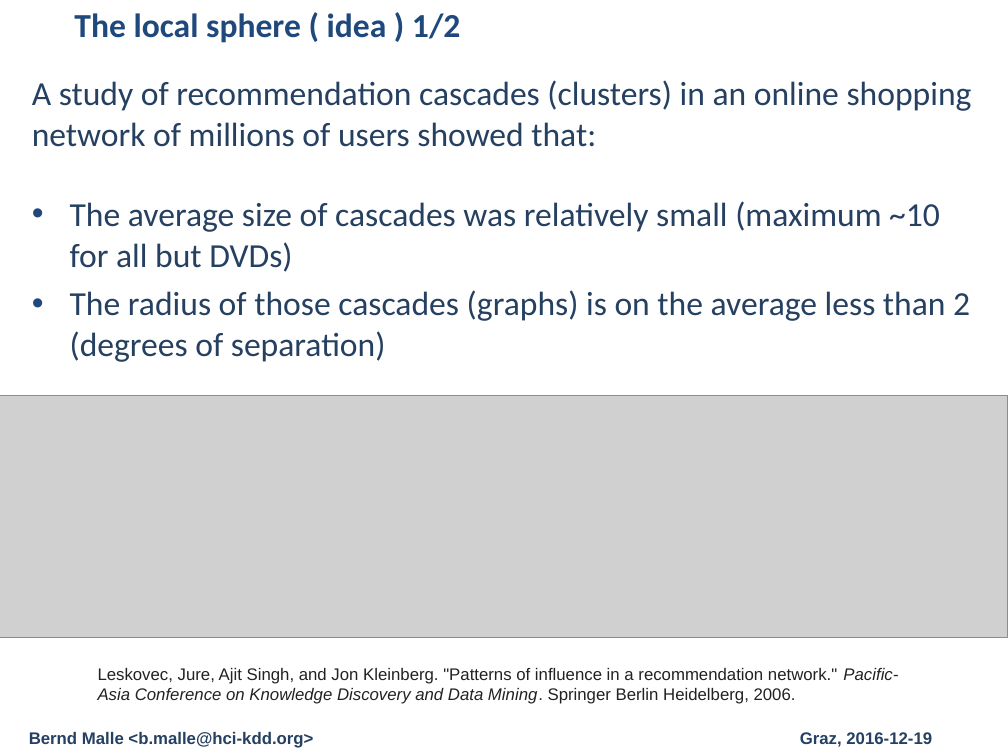
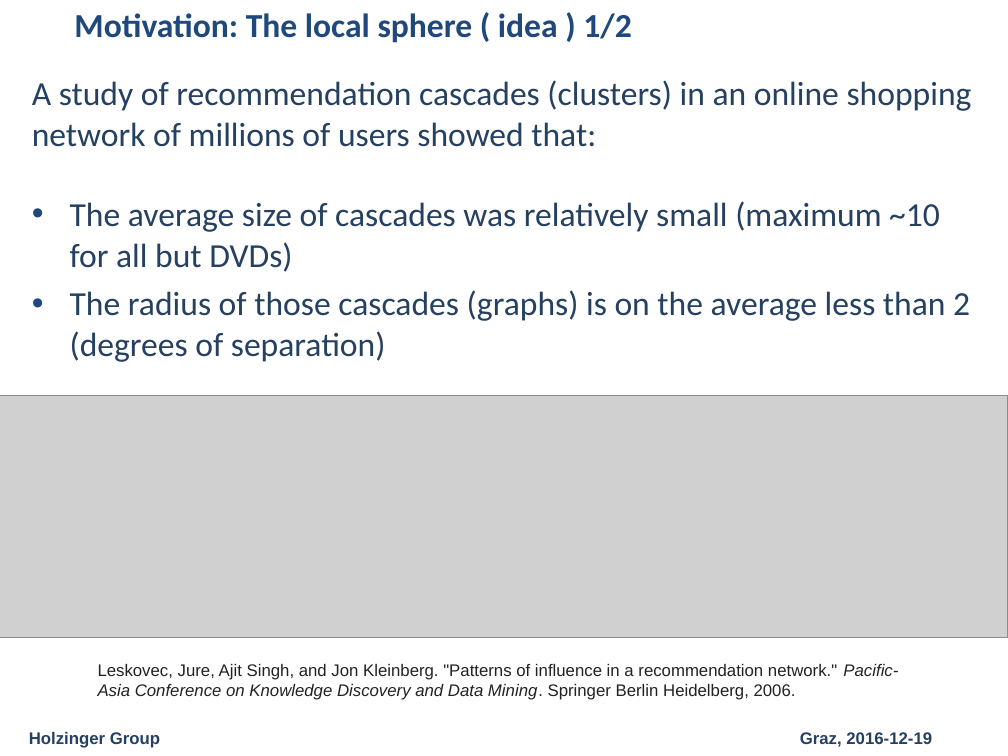
Before and after one commit to cassinius/phd-presentations, a slide deck: slide 3 of 2016/graph_recommender_presentation_20161219/Graph_Recommender_Presentation.pptx. Drawn at 1008x756 pixels with LibreOffice and Linux fonts; fonts in the diff are those of the drawing; grey boxes stand for pictures; background and template pictures are left out. Boxes give left, top, right and bottom in pixels: in the first picture for what was removed or moved away, otherwise in the second. Text is boxed around its words. In the diff, an @@ line names an element or a change of style, - is before the commit and + after.

```diff
--- a/2016/graph_recommender_presentation_20161219/Graph_Recommender_Presentation.pptx
+++ b/2016/graph_recommender_presentation_20161219/Graph_Recommender_Presentation.pptx
@@ text at [74, 13, 631, 43]: text changed @@
-The local sphere ( idea ) 1/2
+Motivation: The local sphere ( idea ) 1/2
@@ text "Leskovec, Jure, Ajit Singh, and ...": place and size @@
-text "Leskovec, Jure, Ajit Singh, and ..." at [98, 668, 898, 704]
+text "Leskovec, Jure, Ajit Singh, and ..." at [98, 664, 898, 700]
@@ text at [29, 732, 160, 748]: text changed @@
-Bernd Malle <b.malle@hci-kdd.org>
+Holzinger Group
```
Also in this commit, not shown: 11 other slides changed, 2 slides added, 11 other files.
